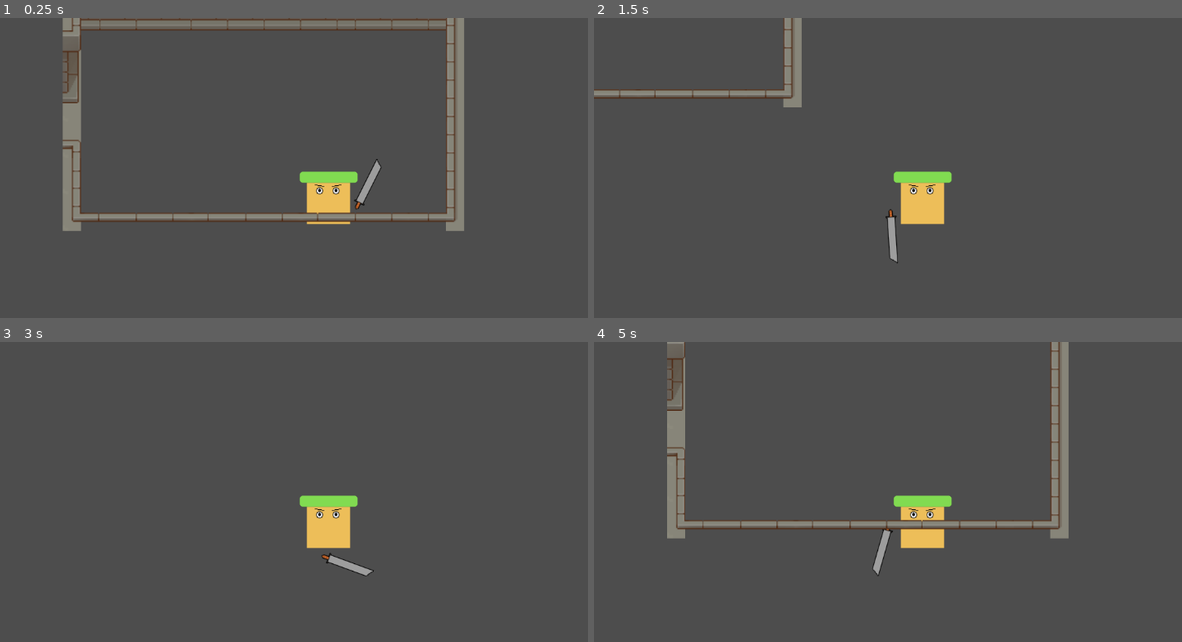
Above: before the commit, frames 1-4 (two rows, left to right).
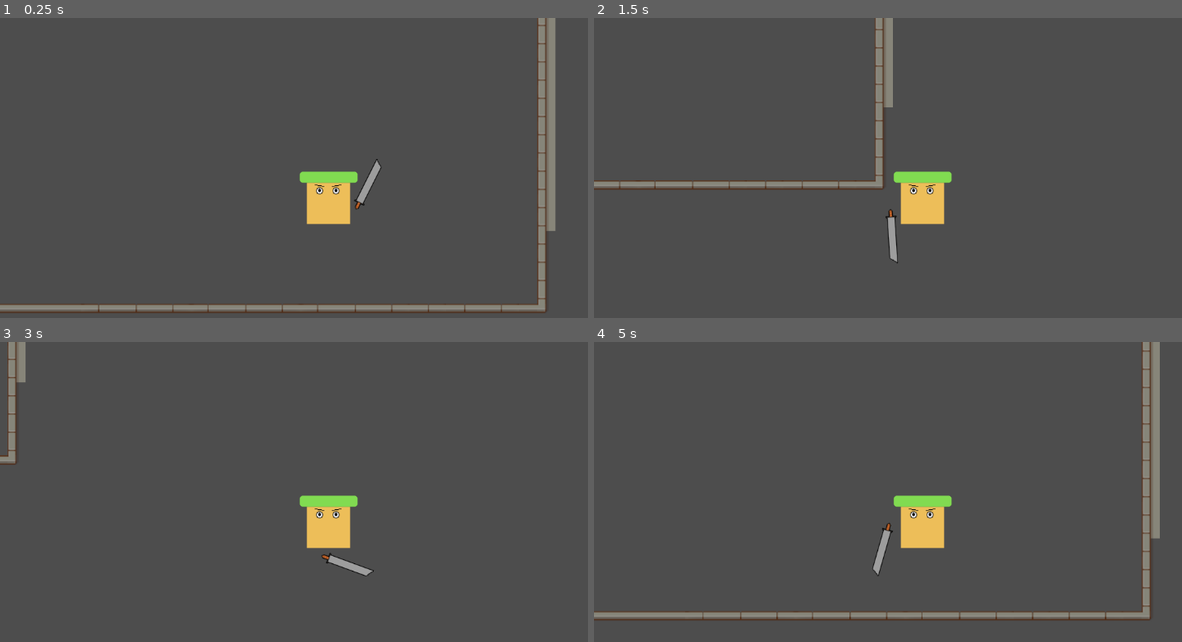
Above: after the commit, the same moments.

Repository: Filip22022/MazePrisoner
Game: Godot game, scene res://maze_generation/room_builder/room_buidler.tscn
The game is run twice, just before and just after one commit, with the same random seed, the same clock (stepped at 60 frames per second) and the same inputs. This scene is started directly instead of the project's main scene.
Inputs (mouse positions are in pixels of both pictures, inside the frame that each line leads up to):
- Up to frame 1 (0.25 s): no input
- Up to frame 2 (1.5 s): tap Enter at 0.5 s; move the mouse to (1064, 183) at 0.52 s; hold D (move_right) 0.53-1.28 s; click (1064, 183) at 0.6 s; move the mouse to (793, 222) at 1.27 s; hold S (move_down) from 1.28 s (still down); tap Space (Dash) at 1.35 s
- Up to frame 3 (3 s): move the mouse to (393, 444) at 2.02 s; release S (move_down) at 2.03 s; hold D (move_right) 2.03-2.78 s; click (393, 444) at 2.1 s; tap Space (Dash) at 2.75, 2.85 s; move the mouse to (294, 600) at 2.77 s; hold W (move_up) from 2.78 s (still down)
- Up to frame 4 (5 s): move the mouse to (1117, 582) at 3.52 s; release W (move_up) at 3.53 s; hold A (move_left) from 3.53 s (still down); click (1117, 582) at 3.6 s; move the mouse to (723, 471) at 4.27 s; tap Space (Dash) at 4.35 s

The runs differ from the first frame. In frame 1, 13% of the frame differs, in the area x 0-95%, y 0-99%; in frame 2, 4.3%; in frame 3, 0.9%; in frame 4, 10%.

Commit message:
Add possible walls

Diff:
--- a/maze_generation/room_builder/room_builder.gd
+++ b/maze_generation/room_builder/room_builder.gd
@@ -1,16 +1,23 @@
 class_name RoomBuilder
 extends Node2D
 
-var room_height = 160
-var room_width = 320
+var room_height = 320
+var room_width = 480
+var room
 
 func _init():
 	build()
 
 func build():
-	var room = load("res://maze_generation/room_builder/empty_room.tscn").instantiate()
+	room = load("res://maze_generation/room_builder/empty_room.tscn").instantiate()
 	add_child(room)
 
+	build_walls()
+
+	var player = load("res://player/player.tscn").instantiate()
+	add_child(player)
+
+func build_walls():
 	var left_wall = load("res://maze_generation/room_builder/walls/left_wall_open.tscn").instantiate()
 	left_wall.global_position = Vector2i(-room_width/2,0)
 	room.add_child(left_wall)
@@ -26,6 +33,3 @@
 	var bottom_wall = load("res://maze_generation/room_builder/walls/bottom_wall_closed.tscn").instantiate()
 	bottom_wall.global_position = Vector2i(0, room_height/2)
 	room.add_child(bottom_wall)
-
-	var player = load("res://player/player.tscn").instantiate()
-	add_child(player)
--- a/maze_generation/room_builder/walls/bottom_wall_closed.tscn
+++ b/maze_generation/room_builder/walls/bottom_wall_closed.tscn
@@ -9,7 +9,7 @@
 z_index = 1
 tile_set = ExtResource("1_rb3a2")
 format = 2
-layer_0/tile_data = PackedInt32Array(65526, 655360, 8, 65527, 720896, 8, 65528, 786432, 8, 65529, 851968, 8, 65530, 917504, 8, 65531, 983040, 8, 65532, 655360, 8, 65533, 720896, 8, 65534, 786432, 8, 65535, 851968, 8, 0, 917504, 8, 1, 983040, 8, 2, 655360, 8, 3, 720896, 8, 4, 786432, 8, 5, 851968, 8, 6, 917504, 8, 7, 983040, 8, 8, 786432, 8, 9, 851968, 8)
+layer_0/tile_data = PackedInt32Array(65528, 786432, 8, 65529, 851968, 8, 65530, 917504, 8, 65531, 983040, 8, 65532, 655360, 8, 65533, 720896, 8, 65534, 786432, 8, 65535, 851968, 8, 0, 917504, 8, 1, 983040, 8, 2, 655360, 8, 3, 720896, 8, 4, 786432, 8, 5, 851968, 8, 6, 917504, 8, 7, 983040, 8, 8, 786432, 8, 9, 983040, 8, 10, 786432, 8, 11, 851968, 8, 12, 786432, 8, 13, 983040, 8, 14, 786432, 8, 65526, 655360, 8, 65527, 720896, 8, 65525, 786432, 8, 65524, 786432, 8, 65523, 786432, 8, 65522, 786432, 8, 65521, 786432, 8)
 
 [node name="FloorTiles" type="TileMap" parent="."]
 z_index = -10
--- a/maze_generation/room_builder/walls/bottom_wall_open.tscn
+++ b/maze_generation/room_builder/walls/bottom_wall_open.tscn
@@ -9,7 +9,7 @@
 z_index = 1
 tile_set = ExtResource("1_nsm2p")
 format = 2
-layer_0/tile_data = PackedInt32Array(65526, 655360, 8, 65527 …(227 unchanged characters)… , 983040, 8, 2, 1638400, 4, 3, 851968, 8)
+layer_0/tile_data = PackedInt32Array(65526, 655360, 8, 65527 …(227 unchanged characters)… , 983040, 8, 2, 1638400, 4, 3, 851968, 8, 65524, 655360, 8, 65525, 720896, 8, 65522, 720896, 8, 65523, 720896, 8, 65521, 655360, 8, 10, 655360, 8, 11, 720896, 8, 12, 655360, 8, 13, 655360, 8, 14, 720896, 8)
 
 [node name="FloorTiles" type="TileMap" parent="."]
 z_index = -10
--- a/maze_generation/room_builder/walls/left_wall_closed.tscn
+++ b/maze_generation/room_builder/walls/left_wall_closed.tscn
@@ -9,10 +9,10 @@
 z_index = 1
 tile_set = ExtResource("1_g1eyt")
 format = 2
-layer_0/tile_data = PackedInt32Array(-458753, 589824, 3, -393217, 589824, 3, -327681, 589824, 5, -262145, 589824, 7, -196609, 589824, 5, -131073, 589824, 7, -65537, 589824, 5, -1, 589824, 7, 65535, 589824, 5, 131071, 589824, 7, 196607, 589824, 6, 262143, 589824, 5, 327679, 589824, 7, 393215, 589824, 8, -524289, 589824, 2)
+layer_0/tile_data = PackedInt32Array(-458753, 589824, 7, -393217, 589824, 3, -327681, 589824, 5, -262145, 589824, 7, -196609, 589824, 5, -131073, 589824, 7, -65537, 589824, 5, -1, 589824, 7, 65535, 589824, 5, 131071, 589824, 7, 196607, 589824, 6, 262143, 589824, 5, 327679, 589824, 7, 393215, 589824, 5, -524289, 589824, 5, -851969, 589824, 2, -786433, 589824, 3, -720897, 589824, 3, -655361, 589824, 5, -589825, 589824, 7, 458751, 589824, 7, 524287, 589824, 6, 589823, 589824, 5, 655359, 589824, 7, 720895, 589824, 8)
 
 [node name="FloorTiles" type="TileMap" parent="."]
 z_index = -10
 tile_set = ExtResource("2_q870k")
 format = 2
-layer_0/tile_data = PackedInt32Array(65535, 262145, 3, 13107 …(88 unchanged characters)… -327681, 262145, 3, -262145, 262145, 4, -458753, 262145, 3, -393217, 262145, 4, 196607, 262145, 3, 262143, 262145, 4, 327679, 262145, 3, 393215, 262145, 4, -524289, 262145, 4)
+layer_0/tile_data = PackedInt32Array(65535, 262145, 3, 13107 …(88 unchanged characters)… -327681, 262145, 3, -262145, 262145, 4, 196607, 262145, 3, 262143, 262145, 4, 327679, 262145, 3, 393215, 262145, 4, -524289, 262145, 4, -458753, 262145, 3, -393217, 262145, 4, -786433, 262145, 3, -720897, 262145, 4, -655361, 262145, 3, -589825, 262145, 4, -851969, 262145, 4)
--- a/maze_generation/room_builder/walls/left_wall_open.tscn
+++ b/maze_generation/room_builder/walls/left_wall_open.tscn
@@ -9,7 +9,7 @@
 z_index = 1
 tile_set = ExtResource("1_d53i3")
 format = 2
-layer_0/tile_data = PackedInt32Array(131071, 458752, 2, 1966 …(128 unchanged characters)…  7, -327681, 589824, 4, 393215, 589824, 8, -458753, 589824, 3, -393217, 589824, 3, -524289, 589824, 2)
+layer_0/tile_data = PackedInt32Array(131071, 458752, 2, 1966 …(128 unchanged characters)…  7, -327681, 589824, 4, 393215, 589824, 7, -458753, 589824, 3, -393217, 589824, 3, -524289, 589824, 3, 589823, 589824, 7, -589825, 589824, 3, -655361, 589824, 3, -720897, 589824, 3, -786433, 589824, 3, -851969, 589824, 2, 524287, 589824, 7, 458751, 589824, 7, 655359, 589824, 7, 720895, 589824, 8)
 
 [node name="FloorTiles" type="TileMap" parent="."]
 z_index = -10
--- a/maze_generation/room_builder/walls/right_wall_closed.tscn
+++ b/maze_generation/room_builder/walls/right_wall_closed.tscn
@@ -9,7 +9,7 @@
 z_index = 1
 tile_set = ExtResource("1_ah7vb")
 format = 2
-layer_0/tile_data = PackedInt32Array(-327680, 131072, 4, -262144, 131072, 3, -196608, 131072, 4, -131072, 131072, 3, -524288, 131072, 4, -458752, 131072, 4, -393216, 131072, 3, 65536, 131072, 4, 131072, 131072, 3, 196608, 131072, 4, 262144, 131072, 4, 327680, 1048576, 8, 0, 131072, 3, -65536, 131072, 4, -589824, 1048576, 2)
+layer_0/tile_data = PackedInt32Array(-327680, 131072, 4, -262144, 131072, 3, -196608, 131072, 4, -131072, 131072, 3, -524288, 131072, 4, -458752, 131072, 3, -393216, 131072, 3, 65536, 131072, 4, 131072, 131072, 3, 196608, 131072, 4, 262144, 131072, 3, 327680, 131072, 3, 0, 131072, 3, -65536, 131072, 4, -589824, 131072, 3, -786432, 131072, 4, -720896, 131072, 4, -655360, 131072, 4, 393216, 131072, 4, 458752, 131072, 3, 524288, 131072, 4, 589824, 131072, 4, 655360, 1048576, 8, -851968, 131072, 4, -917504, 1048576, 2)
 
 [node name="FloorTiles" type="TileMap" parent="."]
 z_index = -10
--- a/maze_generation/room_builder/walls/right_wall_open.tscn
+++ b/maze_generation/room_builder/walls/right_wall_open.tscn
@@ -9,7 +9,7 @@
 z_index = 1
 tile_set = ExtResource("1_s0yac")
 format = 2
-layer_0/tile_data = PackedInt32Array(-327680, 131072, 6, -26 …(161 unchanged characters)…  131072, 4, 262144, 131072, 4, 327680, 1048576, 8, -589824, 1048576, 2)
+layer_0/tile_data = PackedInt32Array(-327680, 131072, 6, -26 …(161 unchanged characters)…  131072, 4, 262144, 131072, 4, 327680, 131072, 4, -589824, 131072, 4, -655360, 131072, 4, -720896, 131072, 4, -851968, 131072, 4, -786432, 131072, 4, -917504, 1048576, 2, 393216, 131072, 4, 458752, 131072, 4, 524288, 131072, 4, 589824, 131072, 4, 655360, 1048576, 8)
 
 [node name="FloorTiles" type="TileMap" parent="."]
 z_index = -10
--- a/maze_generation/room_builder/walls/top_wall_closed.tscn
+++ b/maze_generation/room_builder/walls/top_wall_closed.tscn
@@ -9,7 +9,7 @@
 z_index = 1
 tile_set = ExtResource("1_3ndtm")
 format = 2
-layer_0/tile_data = PackedInt32Array(-196609, 786432, 2, -13 …(1466 unchanged characters)… 3, -131063, 851968, 4, -65527, 851968, 5)
+layer_0/tile_data = PackedInt32Array(-196609, 786432, 2, -13 …(1466 unchanged characters)… 3, -131063, 851968, 4, -65527, 851968, 5, -196623, 786432, 2, -131087, 786432, 3, -65551, 786432, 4, -15, 786432, 5, -196622, 851968, 2, -131086, 851968, 3, -65550, 851968, 4, -14, 851968, 5, -196621, 917504, 2, -131085, 917504, 3, -65549, 917504, 4, -13, 917504, 5, -196620, 851968, 2, -131084, 851968, 3, -65548, 851968, 4, -12, 851968, 5, -196619, 917504, 2, -131083, 917504, 3, -65547, 917504, 4, -11, 917504, 5, -262134, 786432, 2, -196598, 786432, 3, -131062, 786432, 4, -65526, 786432, 5, -262133, 851968, 2, -196597, 851968, 3, -131061, 851968, 4, -65525, 851968, 5, -262132, 917504, 2, -196596, 917504, 3, -131060, 917504, 4, -65524, 917504, 5, -262131, 851968, 2, -196595, 851968, 3, -131059, 851968, 4, -65523, 851968, 5, -262130, 917504, 2, -196594, 917504, 3, -131058, 917504, 4, -65522, 917504, 5)
 
 [node name="FloorTiles" type="TileMap" parent="."]
 z_index = -10
--- a/maze_generation/room_builder/walls/top_wall_open.tscn
+++ b/maze_generation/room_builder/walls/top_wall_open.tscn
@@ -9,7 +9,7 @@
 z_index = 1
 tile_set = ExtResource("1_pwbg5")
 format = 2
-layer_0/tile_data = PackedInt32Array(-196614, 917504, 2, -13 …(1313 unchanged characters)… 752, 7, -65538, 458752, 8, -2, 458752, 9)
+layer_0/tile_data = PackedInt32Array(-196614, 917504, 2, -13 …(1313 unchanged characters)… 752, 7, -65538, 458752, 8, -2, 458752, 9, -196623, 786432, 2, -131087, 786432, 3, -65551, 786432, 4, -15, 786432, 5, -196622, 851968, 2, -131086, 851968, 3, -65550, 851968, 4, -14, 851968, 5, -196621, 917504, 2, -131085, 917504, 3, -65549, 917504, 4, -13, 917504, 5, -196620, 851968, 2, -131084, 851968, 3, -65548, 851968, 4, -12, 851968, 5, -196619, 917504, 2, -131083, 917504, 3, -65547, 917504, 4, -11, 917504, 5, -262134, 786432, 2, -196598, 786432, 3, -131062, 786432, 4, -65526, 786432, 5, -262133, 851968, 2, -196597, 851968, 3, -131061, 851968, 4, -65525, 851968, 5, -262132, 917504, 2, -196596, 917504, 3, -131060, 917504, 4, -65524, 917504, 5, -262131, 851968, 2, -196595, 851968, 3, -131059, 851968, 4, -65523, 851968, 5, -262130, 917504, 2, -196594, 917504, 3, -131058, 917504, 4, -65522, 917504, 5)
 
 [node name="FloorTiles" type="TileMap" parent="."]
 z_index = -10
